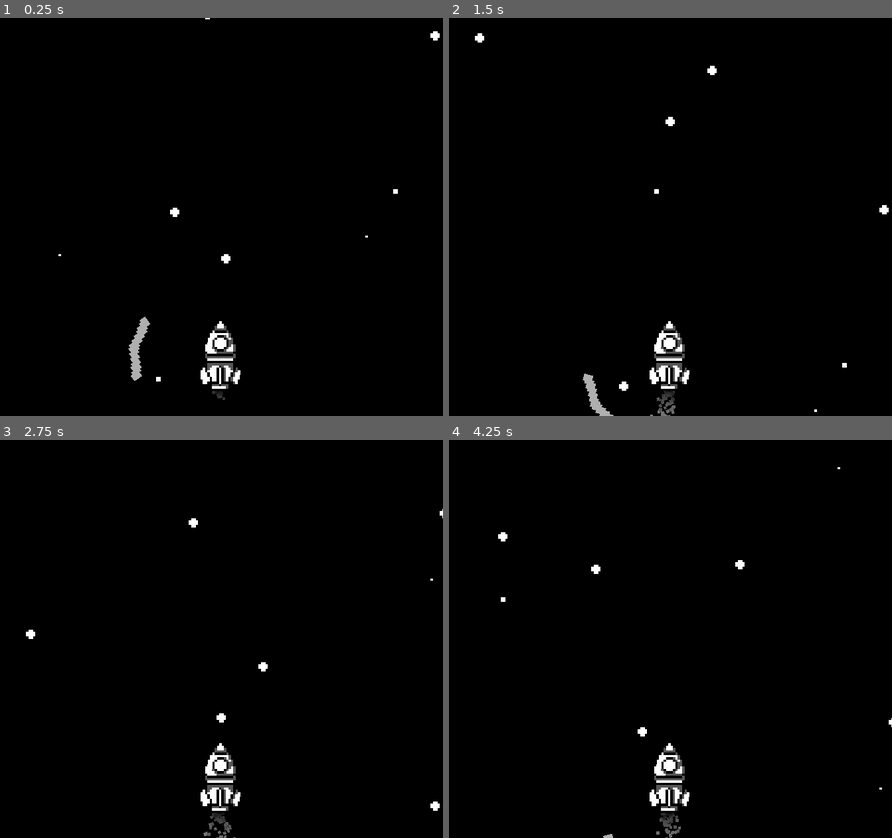
Above: before the commit, frames 1-4 (two rows, left to right).
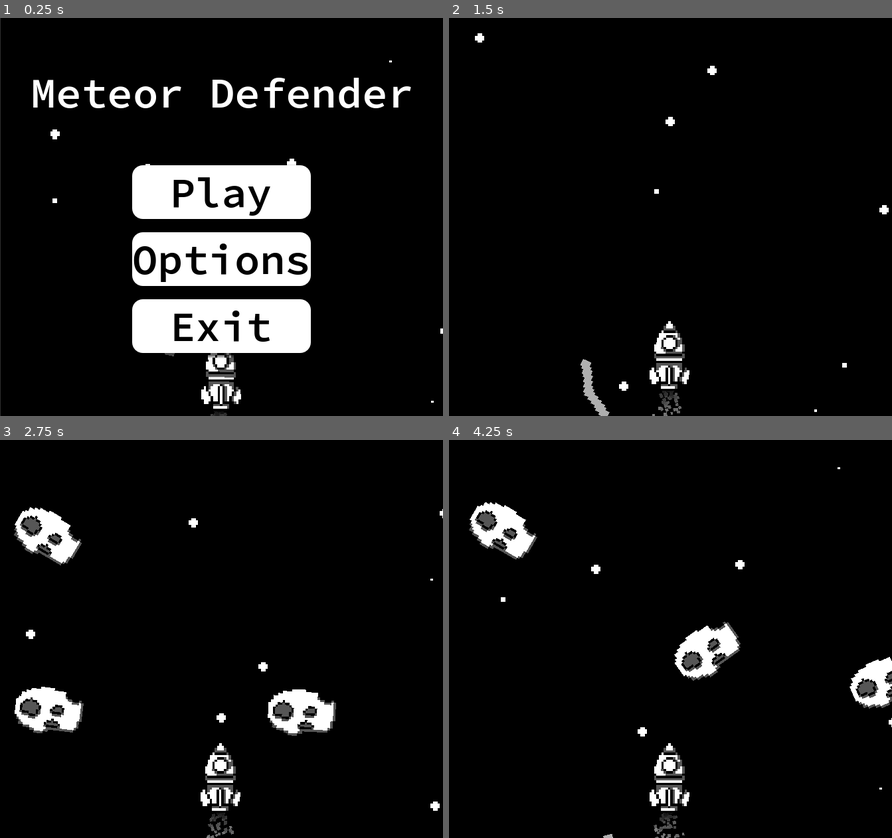
Above: after the commit, the same moments.

Repository: DonB303/1GameJam
Game: Godot game, scene res://Scenes/menus/MainMenu.tscn
Two runs of this game, one before a commit and one after it. Both use one fixed random seed, a clock stepped at 60 frames per second and the inputs below. Before the commit the project starts from res://Scenes/main.tscn.
Inputs (mouse positions are in pixels of both pictures, inside the frame that each line leads up to):
- Up to frame 1 (0.25 s): no input
- Up to frame 2 (1.5 s): click (670, 193) at 0.5 s, where only the run after the commit has a clickable "Play"; move the mouse to (767, 197) at 1.27 s
- Up to frame 3 (2.75 s): move the mouse to (132, 658) at 2.02 s
- Up to frame 4 (4.25 s): move the mouse to (714, 551) at 2.77 s; move the mouse to (648, 718) at 3.52 s

The runs differ from the first frame. In frame 1, 18% of the frame differs, in the area x 0-100%, y 0-100%; in frame 2, 0.3%; in frame 3, 3.9%; in frame 4, 3.5%.
Error before the commit: Invalid access to property or key 'sglobal_position' on a base object of type 'Marker2D'. (res://scripts/astroids/astroid_spawner.gd:12)

Commit message:
Menus0.01

Diff:
--- a/Scenes/astroids/astroid.tscn
+++ b/Scenes/astroids/astroid.tscn
@@ -1,11 +1,45 @@
-[gd_scene load_steps=4 format=3 uid="uid://bsdgmb1bay6yu"]
+[gd_scene load_steps=10 format=3 uid="uid://bsdgmb1bay6yu"]
 
 [ext_resource type="Script" path="res://scripts/astroids/Astroids_movement.gd" id="1_qq8yn"]
 [ext_resource type="Texture2D" uid="uid://bew8ejtukocfw" path="res://Sprites/Astroids/Astroid001.png" id="2_xrtj0"]
+[ext_resource type="FontFile" uid="uid://cx0jes2bl5cvh" path="res://SourceCodePro-SemiBold.ttf" id="3_euf12"]
 
 [sub_resource type="CapsuleShape2D" id="CapsuleShape2D_olq33"]
 radius = 9.0
 height = 28.0
+
+[sub_resource type="StyleBoxEmpty" id="StyleBoxEmpty_8mrxo"]
+
+[sub_resource type="StyleBoxFlat" id="StyleBoxFlat_xs4ro"]
+bg_color = Color(0.823529, 0.823529, 0.823529, 1)
+corner_radius_top_left = 16
+corner_radius_top_right = 16
+corner_radius_bottom_right = 16
+corner_radius_bottom_left = 16
+shadow_size = 5
+shadow_offset = Vector2(0, 3.41)
+
+[sub_resource type="StyleBoxFlat" id="StyleBoxFlat_50bgw"]
+bg_color = Color(0.635294, 0.635294, 0.635294, 1)
+corner_radius_top_left = 16
+corner_radius_top_right = 16
+corner_radius_bottom_right = 16
+corner_radius_bottom_left = 16
+shadow_size = 5
+shadow_offset = Vector2(0, 3.41)
+
+[sub_resource type="StyleBoxFlat" id="StyleBoxFlat_5g1ox"]
+bg_color = Color(1, 1, 1, 1)
+corner_radius_top_left = 16
+corner_radius_top_right = 16
+corner_radius_bottom_right = 16
+corner_radius_bottom_left = 16
+shadow_size = 5
+shadow_offset = Vector2(0, 3.41)
+
+[sub_resource type="LabelSettings" id="LabelSettings_qhr8q"]
+font = ExtResource("3_euf12")
+font_size = 100
 
 [node name="Astroid" type="Area2D"]
 script = ExtResource("1_qq8yn")
@@ -18,4 +52,62 @@
 rotation = 1.5708
 shape = SubResource("CapsuleShape2D_olq33")
 
+[node name="Control" type="Control" parent="."]
+layout_mode = 3
+anchors_preset = 15
+anchor_right = 1.0
+anchor_bottom = 1.0
+grow_horizontal = 2
+grow_vertical = 2
+
+[node name="CanvasLayer" type="CanvasLayer" parent="Control"]
+visible = false
+
+[node name="Button" type="Button" parent="Control/CanvasLayer"]
+anchors_preset = 8
+anchor_left = 0.5
+anchor_top = 0.5
+anchor_right = 0.5
+anchor_bottom = 0.5
+offset_left = -108.0
+offset_top = -41.5
+offset_right = 108.0
+offset_bottom = 41.5
+grow_horizontal = 2
+grow_vertical = 2
+size_flags_horizontal = 4
+theme_override_colors/font_disabled_color = Color(0, 0, 0, 1)
+theme_override_colors/font_hover_pressed_color = Color(0, 0, 0, 1)
+theme_override_colors/font_hover_color = Color(0, 0, 0, 1)
+theme_override_colors/font_pressed_color = Color(0, 0, 0, 1)
+theme_override_colors/font_focus_color = Color(0, 0, 0, 1)
+theme_override_colors/font_color = Color(0, 0, 0, 1)
+theme_override_colors/font_outline_color = Color(0, 0, 0, 1)
+theme_override_colors/icon_normal_color = Color(0, 0, 0, 1)
+theme_override_colors/icon_focus_color = Color(0, 0, 0, 1)
+theme_override_colors/icon_pressed_color = Color(0, 0, 0, 1)
+theme_override_colors/icon_hover_color = Color(0, 0, 0, 1)
+theme_override_colors/icon_hover_pressed_color = Color(0, 0, 0, 1)
+theme_override_fonts/font = ExtResource("3_euf12")
+theme_override_font_sizes/font_size = 64
+theme_override_styles/focus = SubResource("StyleBoxEmpty_8mrxo")
+theme_override_styles/hover = SubResource("StyleBoxFlat_xs4ro")
+theme_override_styles/pressed = SubResource("StyleBoxFlat_50bgw")
+theme_override_styles/normal = SubResource("StyleBoxFlat_5g1ox")
+text = "Ok"
+
+[node name="Label" type="Label" parent="Control/CanvasLayer"]
+anchors_preset = 5
+anchor_left = 0.5
+anchor_right = 0.5
+offset_left = -239.5
+offset_top = 65.0
+offset_right = 240.5
+offset_bottom = 192.0
+grow_horizontal = 2
+text = "You died"
+label_settings = SubResource("LabelSettings_qhr8q")
+
+[connection signal="area_entered" from="." to="." method="_on_area_entered"]
 [connection signal="body_entered" from="." to="." method="_on_body_entered"]
+[connection signal="pressed" from="Control/CanvasLayer/Button" to="." method="_on_button_pressed"]
--- a/Scenes/main.tscn
+++ b/Scenes/main.tscn
@@ -7,11 +7,6 @@
 [node name="Node2D" type="Node2D"]
 
 [node name="Background2" parent="." instance=ExtResource("2_wcml8")]
-
-[node name="Camera2D" type="Camera2D" parent="."]
-top_level = true
-position = Vector2(330, 527)
-zoom = Vector2(3.5, 3.5)
 
 [node name="Rocket" parent="." instance=ExtResource("1_mhbdb")]
 position = Vector2(330, 527)
--- a/Scenes/paddle.tscn
+++ b/Scenes/paddle.tscn
@@ -37,8 +37,30 @@
 scale = Vector2(1.11311, 1.05523)
 shape = SubResource("CapsuleShape2D_chx23")
 
-[node name="CollisionShape2D2" type="CollisionShape2D" parent="CollisionShape2D2"]
-position = Vector2(3.81245, -14.8934)
-rotation = -2.55908
+[node name="CollisionShape2D3" type="CollisionShape2D" parent="."]
+position = Vector2(-21, -30)
+rotation = -2.10513
+scale = Vector2(1.21987, 1.13234)
+skew = 0.0490469
+shape = SubResource("CapsuleShape2D_chx23")
+
+[node name="Paddle" type="Area2D" parent="."]
+
+[node name="CollisionShape2D" type="CollisionShape2D" parent="Paddle"]
+position = Vector2(-26, -26)
+rotation = 0.808862
 scale = Vector2(1.11311, 1.05523)
 shape = SubResource("CapsuleShape2D_chx23")
+
+[node name="CollisionShape2D2" type="CollisionShape2D" parent="Paddle"]
+position = Vector2(-32, -18)
+rotation = 0.478214
+scale = Vector2(1.11311, 1.05523)
+shape = SubResource("CapsuleShape2D_chx23")
+
+[node name="CollisionShape2D3" type="CollisionShape2D" parent="Paddle"]
+position = Vector2(-21, -30)
+rotation = -2.10513
+scale = Vector2(1.21987, 1.13234)
+skew = 0.0490469
+shape = SubResource("CapsuleShape2D_chx23")
--- a/Scenes/rocket/rocket.tscn
+++ b/Scenes/rocket/rocket.tscn
@@ -12,6 +12,10 @@
 
 
 func _process(delta: float) -> void:
+	pass
+
+
+func _on_hitbox_area_entered(area: Area2D) -> void:
 	pass
 "
 
@@ -31,11 +35,10 @@
 color_ramp = SubResource("GradientTexture1D_lpre1")
 
 [sub_resource type="CircleShape2D" id="CircleShape2D_tkt15"]
-radius = 7.0
+radius = 9.0
 
 [sub_resource type="CapsuleShape2D" id="CapsuleShape2D_0aovo"]
-radius = 5.0
-height = 28.0
+radius = 6.0
 
 [node name="Rocket" type="CharacterBody2D"]
 top_level = true
@@ -60,5 +63,16 @@
 position = Vector2(0, 61)
 shape = SubResource("CapsuleShape2D_0aovo")
 
+[node name="CollisionShape" type="CollisionShape2D" parent="Hitbox"]
+position = Vector2(0, 68)
+shape = SubResource("CircleShape2D_tkt15")
+
 [node name="Paddle" parent="." instance=ExtResource("2_numcu")]
 position = Vector2(0, 61)
+
+[node name="Camera2D" type="Camera2D" parent="."]
+top_level = true
+position = Vector2(330, 527)
+zoom = Vector2(3.5, 3.5)
+
+[connection signal="area_entered" from="Hitbox" to="." method="_on_hitbox_area_entered"]
--- a/project.godot
+++ b/project.godot
@@ -19,7 +19,7 @@
 [application]
 
 config/name="Penisssss"
-run/main_scene="res://Scenes/main.tscn"
+run/main_scene="res://Scenes/menus/MainMenu.tscn"
 config/features=PackedStringArray("4.3", "GL Compatibility")
 config/icon="res://icon.svg"
 
--- a/scripts/astroids/Astroids_movement.gd
+++ b/scripts/astroids/Astroids_movement.gd
@@ -3,6 +3,8 @@
 @export var speed = 200
 var travelled_distance = 0
 var range = 1000
+var die_allowed = true
+@onready var canvas_layer: CanvasLayer = $Control/CanvasLayer
 
 func _ready() -> void:
 	# Setzt die Rotation des Asteroiden auf einen zufälligen Wert zwischen -40 und 40 Grad
@@ -12,9 +14,21 @@
 	var direction = Vector2.DOWN.rotated(rotation)
 	position += direction * speed * delta
 	travelled_distance += speed * delta
-	if travelled_distance > range:
+	if die_allowed == true:
+		if travelled_distance > range:
+			queue_free()
+
+func _on_body_entered(body: Node2D) -> void:
+	if body.name == "Rocket":
+		canvas_layer.show()
+		Engine.time_scale = 0.0005
+		die_allowed = false
+
+
+func _on_area_entered(area: Area2D) -> void:
+	if area.name == "Paddle":
 		queue_free()
 
-func _on_body_entered(body: Node2D) -> void:
-	if body.name == "rocket":
-		body.queue_free()
+
+func _on_button_pressed() -> void:
+	print("leaderboard")
--- a/scripts/astroids/astroid_spawner.gd
+++ b/scripts/astroids/astroid_spawner.gd
@@ -9,7 +9,7 @@
 func spawn():
 	const ASTROID = preload("res://Scenes/astroids/astroid.tscn")
 	var new_astroid = ASTROID.instantiate()
-	new_astroid.global_position = spawn_position.sglobal_position
+	new_astroid.global_position = spawn_position.global_position
 	spawn_position.add_child(new_astroid)
 
 
